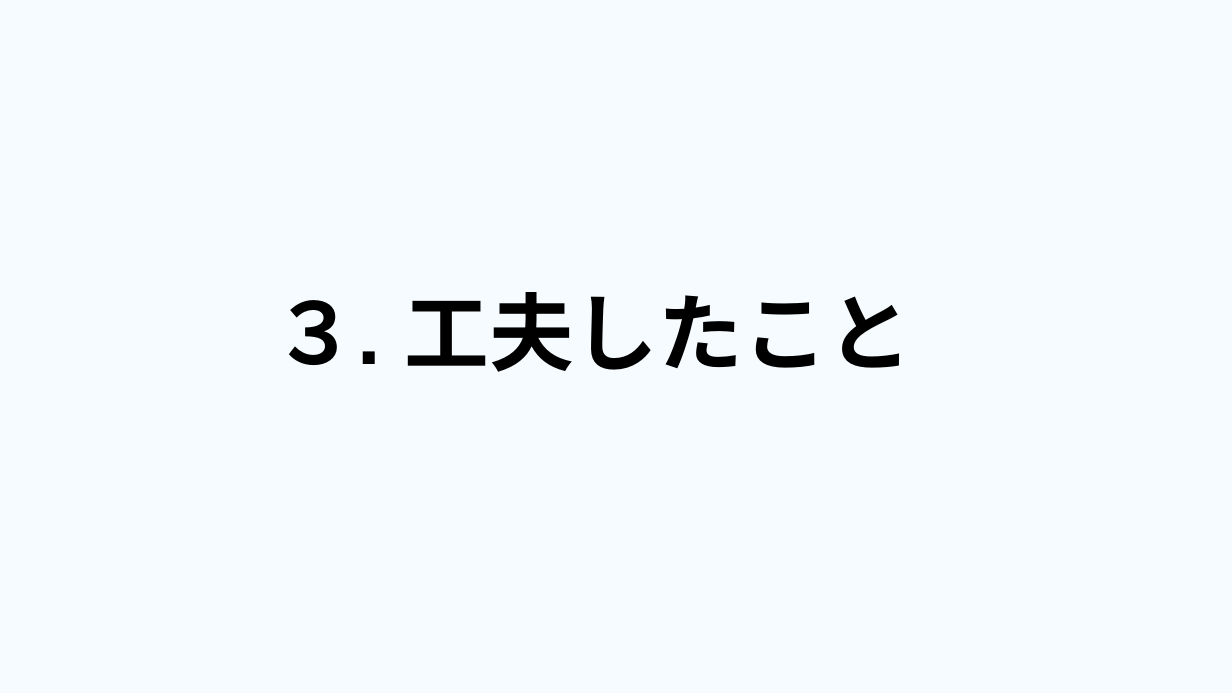
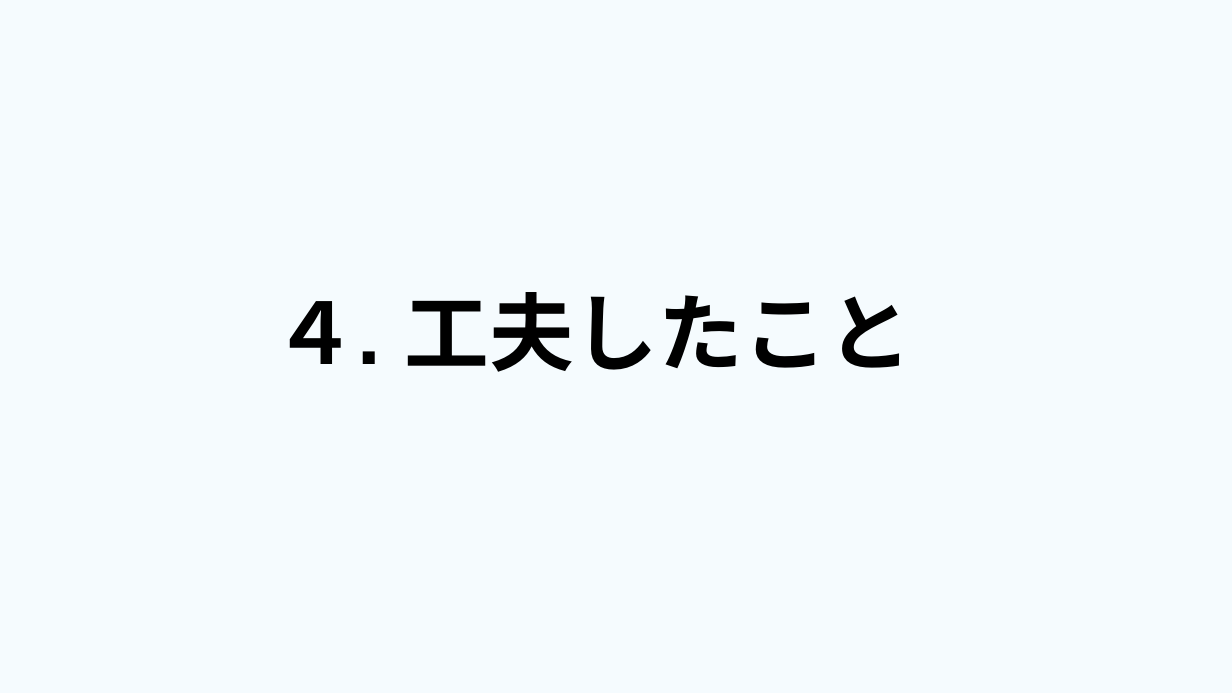
Before and after one commit to dojo2023/E-4, a slide deck: slide 19 of 共有用フォルダー/成果発表.pptx (slide 18 before the commit). Drawn at 1232x693 pixels with LibreOffice and Linux fonts; fonts in the diff are those of the drawing. Boxes give left, top, right and bottom in pixels: in the first picture for what was removed or moved away, otherwise in the second. Text is boxed around its words. In the diff, an @@ line names an element or a change of style, - is before the commit and + after.

```diff
--- a/共有用フォルダー/成果発表.pptx
+++ b/共有用フォルダー/成果発表.pptx
@@ text at bbox=[273, 292, 912, 372]: text changed @@
-３. 工夫したこと
+４. 工夫したこと
```
Also in this commit, not shown: 5 other slides changed, 1 slide added.
